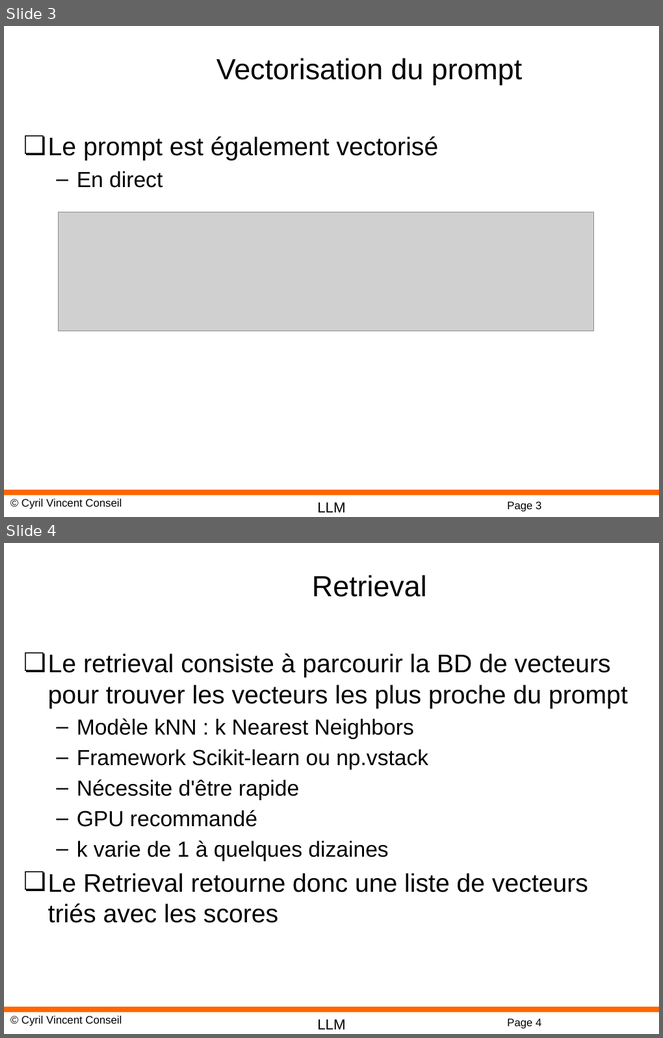
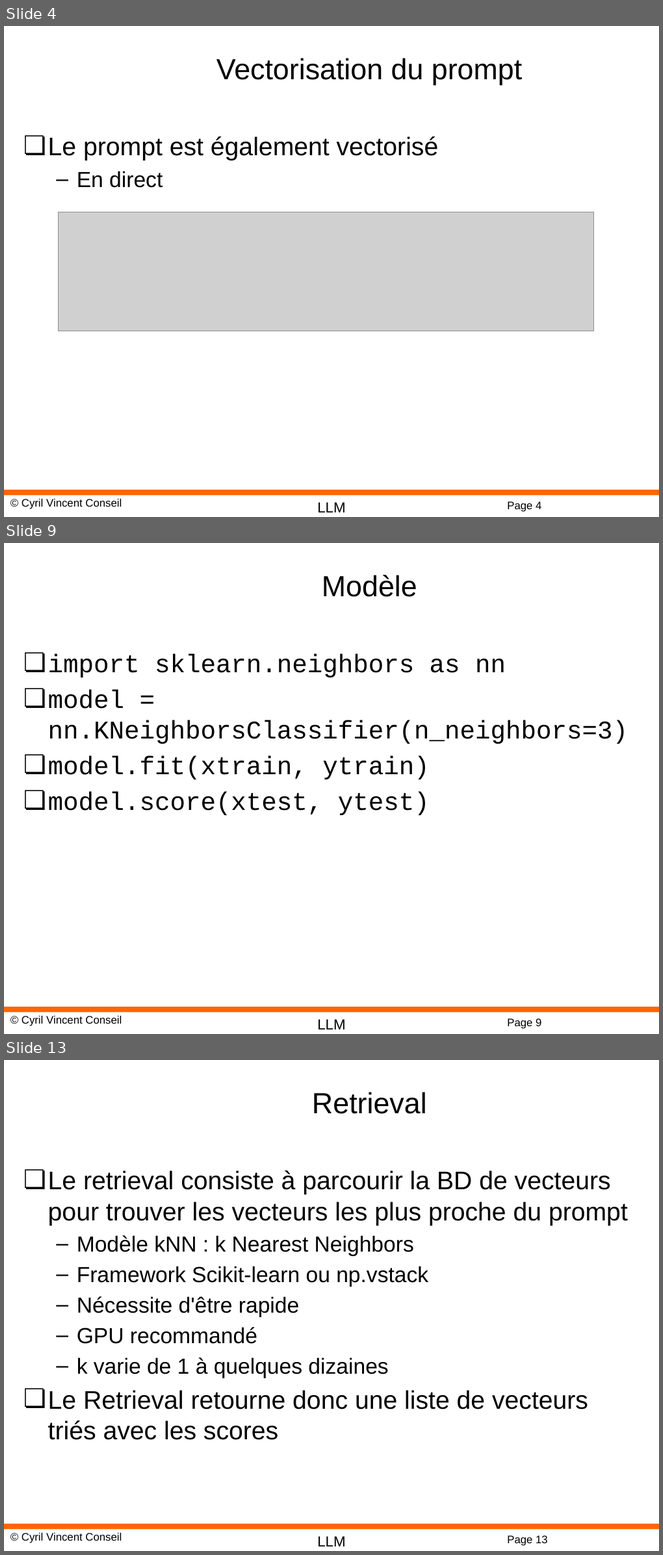
Before and after one commit to cyrilvincent/rag, a slide deck: ppt/RAG05-Retrieval.pptx. Shown one above the other, each under a label of ours: slides 3 and 4 before the commit, slides 4, 9 and 13 after it; the slides between them are not shown. The pictures are 663x1038 and 663x1555 pixels, drawn with LibreOffice and Linux fonts; fonts in the diff are those of the drawing; grey boxes stand for pictures; background and template pictures are left out. Boxes give left, top, right and bottom in pixels: in the first picture for what was removed or moved away, otherwise in the second. Text is boxed around its words. In the diff, an @@ line names an element or a change of style, - is before the commit and + after.

```diff
--- a/ppt/RAG05-Retrieval.pptx
+++ b/ppt/RAG05-Retrieval.pptx
@@ slide 9 added at bbox=[4, 543, 659, 1034], background #FFFFFF; not listed: 4 template elements that a slide beside it also shows @@
@@ title added at bbox=[322, 575, 417, 597], 32 pt, text #000000 @@
+Modèle
@@ text added at bbox=[48, 654, 628, 815], 28 pt, text #000000 @@
+❏ import sklearn.neighbors as nn
+❏ model = nn.KNeighborsClassifier(n_neighbors=3)
+❏ model.fit(xtrain, ytrain)
+❏ model.score(xtest, ytest)
@@ what was slide 3 is now slide 4 @@
@@ page number at bbox=[507, 502, 542, 512]: text changed @@
-Page 3
+Page 4
@@ what was slide 4 is now slide 13 @@
@@ page number at bbox=[507, 1536, 548, 1546]: text changed @@
-Page 4
+Page 13
```
Also in this commit, not shown: 3 slides changed, 9 other slides added, 14 other files.
